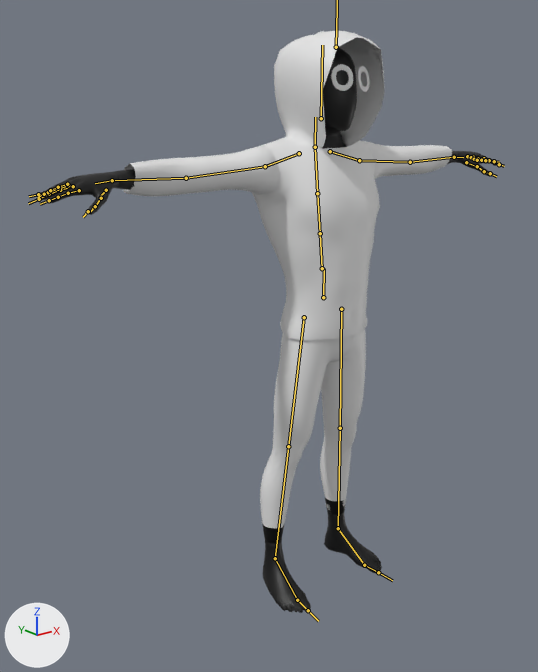
Renders of the glTF model glb_imports/ClothesEyesAnimRig.glb from each side of a commit.
The view is the same before and after, from a camera (50 mm lens) standing at (-1.571, -1.71, 1.609) and looking at (-0.206, -0.003, 0.927). Lighting does not change. The marker at lower left points along +X, +Y and +Z. The bones that bend it are drawn over the model as lines.

Objects in the first picture: 'BodyHoodie', 'BodyPants', 'Ch36.001', 'Face'.
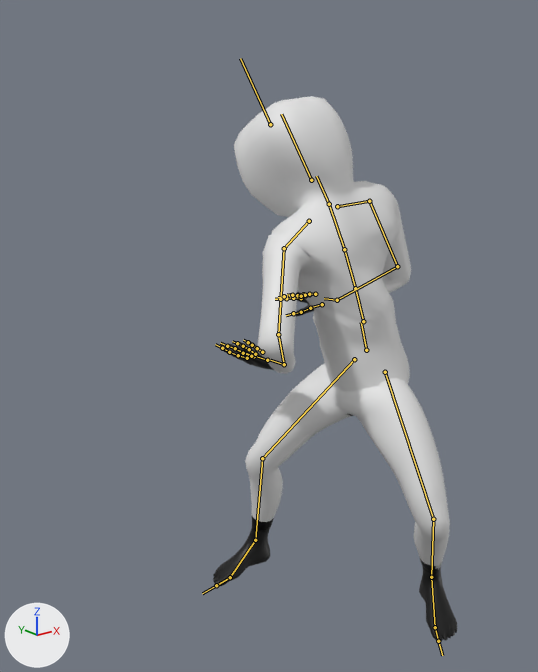
The newer file adds an action. The first version stands in its rest pose; the second is drawn at frame 17 of the action 'AxMelee1'.

What differs and where, as boxes [x1, y1, x2, y2] in the pictures (538 x 672 px):
'BodyHoodie', posed (46% narrower)
    before: [123, 30, 452, 340]
    after: [234, 96, 411, 392]
'BodyPants', posed
    before: [260, 328, 366, 528]
    after: [245, 363, 450, 569]
'Ch36.001', posed
    before: [38, 47, 500, 613]
    after: [213, 292, 457, 642]
'Face', posed (not visible afterwards)
    before: [331, 64, 370, 92]
bone 'mixamorig:Hips', root to tip
    before: (323, 297) to (324, 268)
    after: (366, 350) to (361, 322)
bone 'mixamorig:Spine', root to tip
    before: (322, 268) to (320, 233)
    after: (363, 321) to (355, 288)
bone 'mixamorig:Spine1', root to tip
    before: (320, 233) to (317, 193)
    after: (355, 288) to (344, 249)
bone 'mixamorig:Spine2', root to tip
    before: (317, 193) to (315, 147)
    after: (344, 249) to (329, 204)
bone 'mixamorig:LeftShoulder', root to tip
    before: (330, 151) to (359, 160)
    after: (309, 221) to (284, 248)
bone 'mixamorig:LeftArm', root to tip
    before: (359, 160) to (410, 162)
    after: (284, 248) to (278, 334)
bone 'mixamorig:LeftForeArm', root to tip
    before: (410, 162) to (454, 157)
    after: (278, 334) to (284, 364)
bone 'mixamorig:LeftHand', root to tip
    before: (454, 157) to (463, 157)
    after: (284, 364) to (270, 360)
bone 'mixamorig:RightShoulder', root to tip
    before: (299, 153) to (265, 166)
    after: (337, 206) to (369, 201)
bone 'mixamorig:RightArm', root to tip
    before: (265, 166) to (186, 178)
    after: (369, 201) to (397, 266)
bone 'mixamorig:RightForeArm', root to tip
    before: (186, 178) to (112, 180)
    after: (397, 266) to (337, 300)
bone 'mixamorig:RightHand', root to tip
    before: (112, 180) to (95, 183)
    after: (337, 300) to (324, 298)
bone 'mixamorig:LeftUpLeg', root to tip
    before: (341, 309) to (340, 428)
    after: (385, 372) to (433, 519)
bone 'mixamorig:LeftLeg', root to tip
    before: (340, 428) to (338, 528)
    after: (433, 519) to (431, 577)
bone 'mixamorig:LeftFoot', root to tip
    before: (338, 528) to (364, 565)
    after: (431, 577) to (435, 627)
bone 'mixamorig:RightUpLeg', root to tip
    before: (304, 317) to (288, 446)
    after: (354, 359) to (262, 458)
bone 'mixamorig:RightLeg', root to tip
    before: (288, 446) to (275, 558)
    after: (262, 458) to (255, 540)
bone 'mixamorig:RightFoot', root to tip
    before: (275, 558) to (297, 600)
    after: (255, 540) to (230, 577)

What the commit changed:
Bone 'mixamorig:Hips' (bone_mixamorig_hips) moves from (0.0, 0.0, 0.0) to (0.013, -0.131, 0.183).
Bone 'mixamorig:Hips' (bone_mixamorig_hips) turns from (0, 0, 0) to (31, -102, -19) degrees about its own x, y and z.
Bone 'mixamorig:Spine' (bone_mixamorig_spine) moves from (0.0, 0.0, 0.0) to (-0.003, -0.002, 0.001).
Bone 'mixamorig:Spine' (bone_mixamorig_spine) turns from (0, 0, 0) to (10, 1, 1) degrees about its own x, y and z.
Bone 'mixamorig:Spine1' (bone_mixamorig_spine1) turns from (0, 0, 0) to (2, -26, 1) degrees about its own x, y and z.
Bone 'mixamorig:Spine2' (bone_mixamorig_spine2) turns from (0, 0, 0) to (4, -49, 3) degrees about its own x, y and z.
Bone 'mixamorig:LeftShoulder' (bone_mixamorig_leftshoulder) moves from (0.0, 0.0, 0.0) to (-0.034, 0.003, 0.007).
Bone 'mixamorig:LeftShoulder' (bone_mixamorig_leftshoulder) turns from (0, 0, 0) to (2, 7, 0) degrees about its own x, y and z.
Bone 'mixamorig:LeftArm' (bone_mixamorig_leftarm) turns from (0, 0, 0) to (54, 35, 29) degrees about its own x, y and z.
Bone 'mixamorig:LeftForeArm' (bone_mixamorig_leftforearm) turns from (0, 0, 0) to (0, -5, 86) degrees about its own x, y and z.
Bone 'mixamorig:LeftHand' (bone_mixamorig_lefthand) turns from (0, 0, 0) to (-94, -20, 134) degrees about its own x, y and z.
Bone 'mixamorig:RightShoulder' (bone_mixamorig_rightshoulder) moves from (0.0, 0.0, 0.0) to (0.033, -0.002, 0.007).
Bone 'mixamorig:RightShoulder' (bone_mixamorig_rightshoulder) turns from (0, 0, 0) to (-2, -7, 3) degrees about its own x, y and z.
Bone 'mixamorig:RightArm' (bone_mixamorig_rightarm) turns from (0, 0, 0) to (62, -6, -56) degrees about its own x, y and z.
Bone 'mixamorig:RightForeArm' (bone_mixamorig_rightforearm) turns from (0, 0, 0) to (1, 5, -83) degrees about its own x, y and z.
Bone 'mixamorig:RightHand' (bone_mixamorig_righthand) turns from (0, 0, 0) to (-65, -25, 49) degrees about its own x, y and z.
Bone 'mixamorig:LeftUpLeg' (bone_mixamorig_leftupleg) turns from (0, 0, 0) to (32, -70, -6) degrees about its own x, y and z.
Bone 'mixamorig:LeftLeg' (bone_mixamorig_leftleg) turns from (0, 0, 0) to (-59, 0, 0) degrees about its own x, y and z.
Bone 'mixamorig:LeftFoot' (bone_mixamorig_leftfoot) turns from (0, 0, 0) to (27, 8, -17) degrees about its own x, y and z.
Bone 'mixamorig:RightUpLeg' (bone_mixamorig_rightupleg) turns from (0, 0, 0) to (51, 5, -19) degrees about its own x, y and z.
Bone 'mixamorig:RightLeg' (bone_mixamorig_rightleg) turns from (0, 0, 0) to (-43, 0, 0) degrees about its own x, y and z.
Bone 'mixamorig:RightFoot' (bone_mixamorig_rightfoot) turns from (0, 0, 0) to (5, 0, 26) degrees about its own x, y and z.
